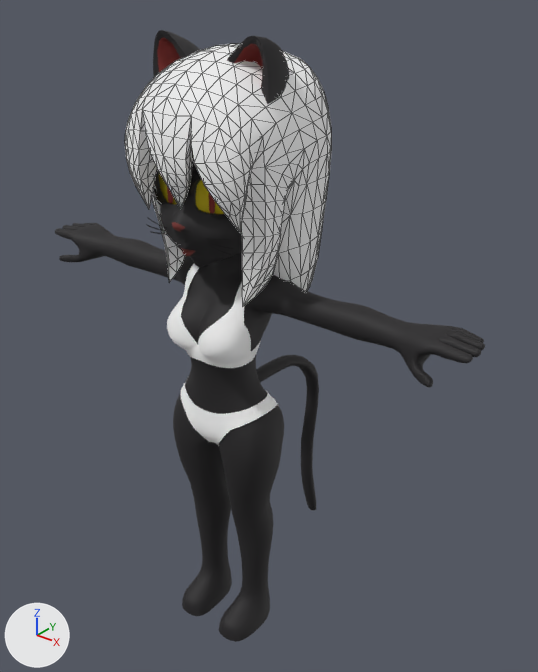
A saved change to the glTF model game/assets/models/catgirl/catgirl-godot.glb.
Both versions are drawn from a camera (50 mm lens) standing at (1.396, -1.536, 2.094) and looking at (0.021, 0.183, 1.028). The lights are fixed; the arrows at lower left show +X, +Y and +Z. The picture after the commit comes second. Mesh edges are drawn as thin lines on the coarser meshes.

The first picture shows 'geo.body', 'geo.body.head', 'geo.hair', 'geo.uw.bottoms', 'geo.uw.top'.
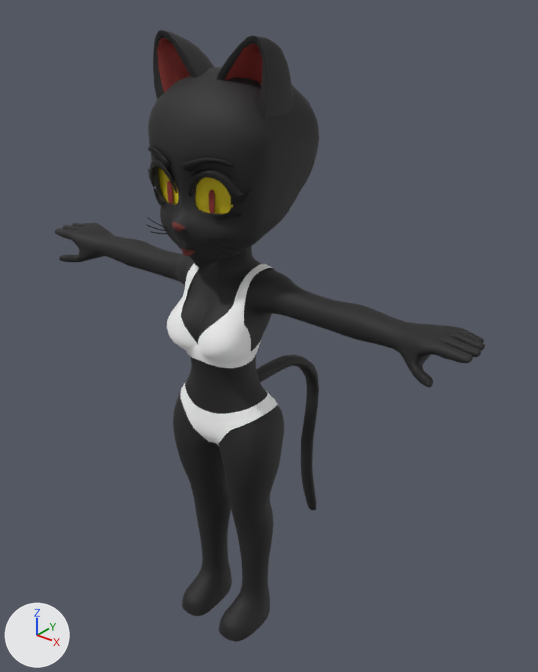
Edits to the bpy script that builds the scene:
```text
Remove ob_geo_hair:
    ob_geo_hair = bpy.data.objects.new('geo.hair', me_female_hair_mesh)
    ob_geo_hair.location = (0.0, 0.025, 1.394)
```

What differs and where, as boxes (x1, y1, x2, y2) in the pictures (538 x 672 px):
'geo.hair', deleted: before (125, 43, 331, 306)
'geo.body.head', unchanged, uncovered by the edit: before (146, 30, 289, 268); after (146, 30, 319, 268)
